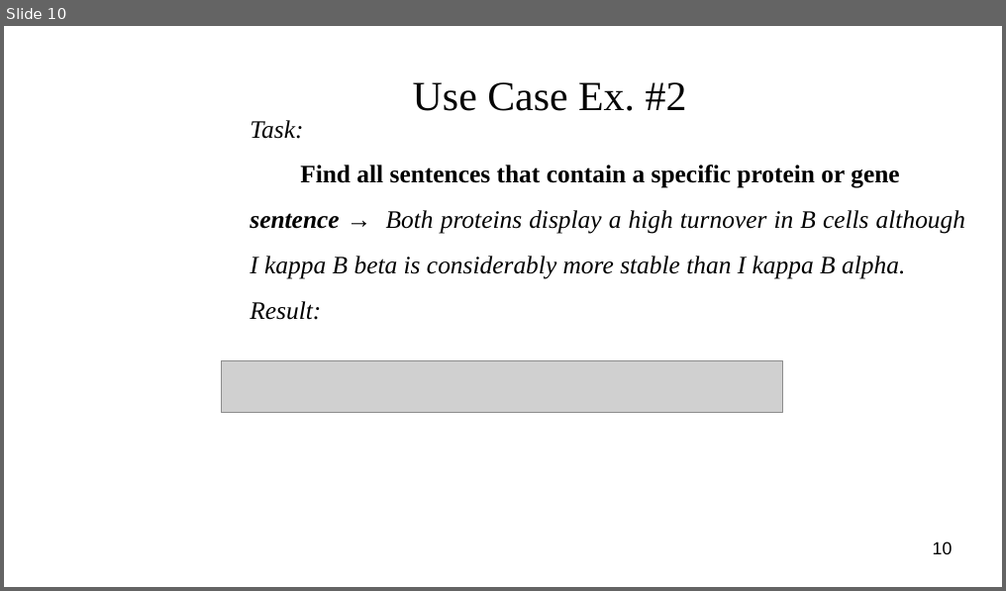
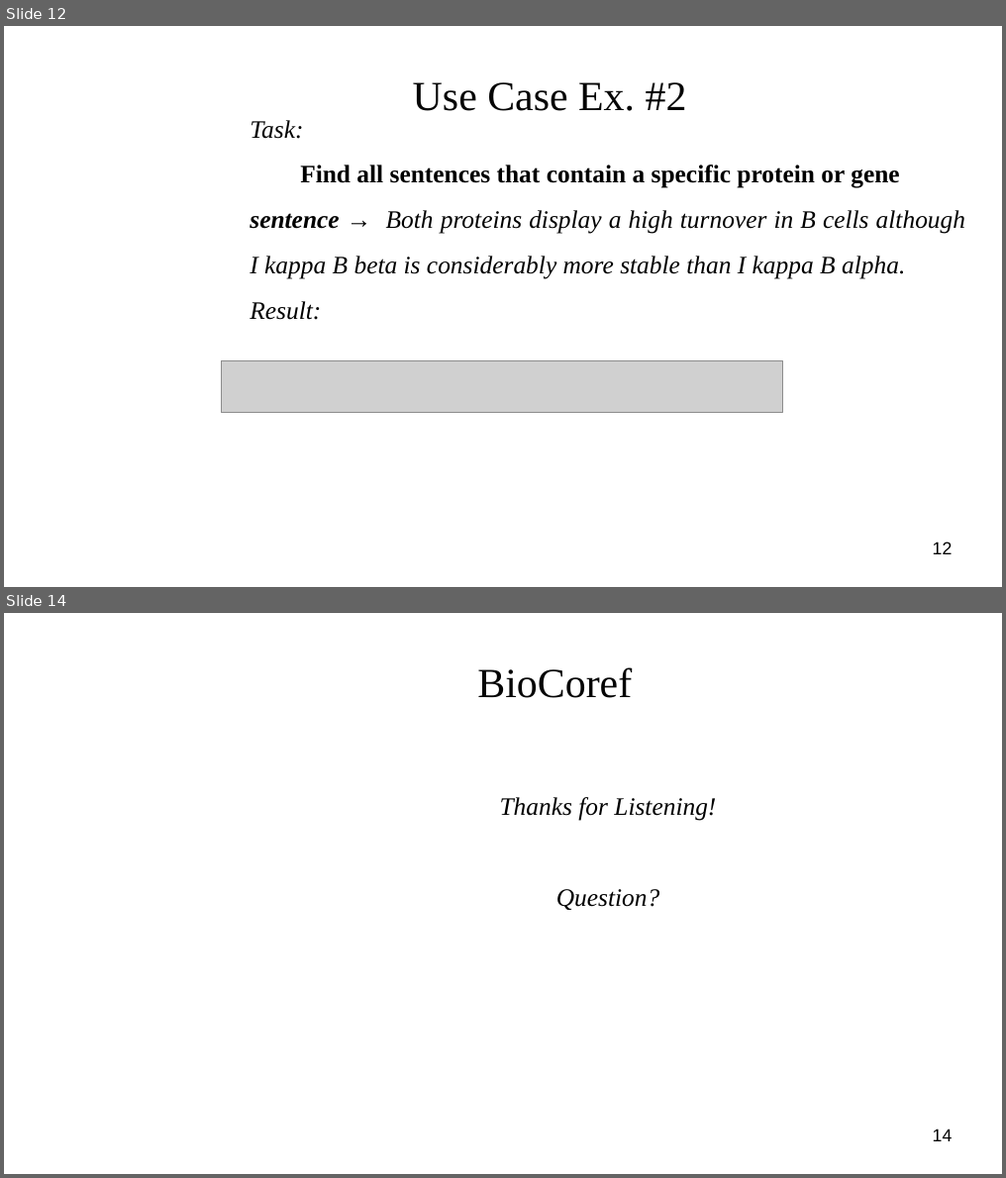
Before and after one commit to masonedmison/coref, a slide deck: documentation/presentation/cs710_presentation.odp. Shown one above the other, each under a label of ours: slide 10 before the commit, slides 12 and 14 after it; the slides between them are not shown. The pictures are 1006x591 and 1006x1178 pixels, drawn with LibreOffice and Linux fonts; fonts in the diff are those of the drawing; grey boxes stand for pictures; background and template pictures are left out. Boxes give left, top, right and bottom in pixels: in the first picture for what was removed or moved away, otherwise in the second. Text is boxed around its words. In the diff, an @@ line names an element or a change of style, - is before the commit and + after.

```diff
--- a/documentation/presentation/cs710_presentation.odp
+++ b/documentation/presentation/cs710_presentation.odp
@@ slide 14 added at [4,613,1002,1174], background picture (left out) @@
@@ title added at [477,667,632,698], 33 pt, text #050505 @@
+BioCoref
@@ subtitle added at [500,797,716,910], 20 pt, text #000000, italic @@
+Thanks for Listening!
+Question?
@@ page number added at [933,1129,952,1142], 14 pt, text #000000 @@
+14
@@ what was slide 10 is now slide 12 @@
@@ page number at [933,542,952,555]: text changed @@
-10
+12
```
Also in this commit, not shown: 4 slides changed, 3 other slides added, 23 other files.
